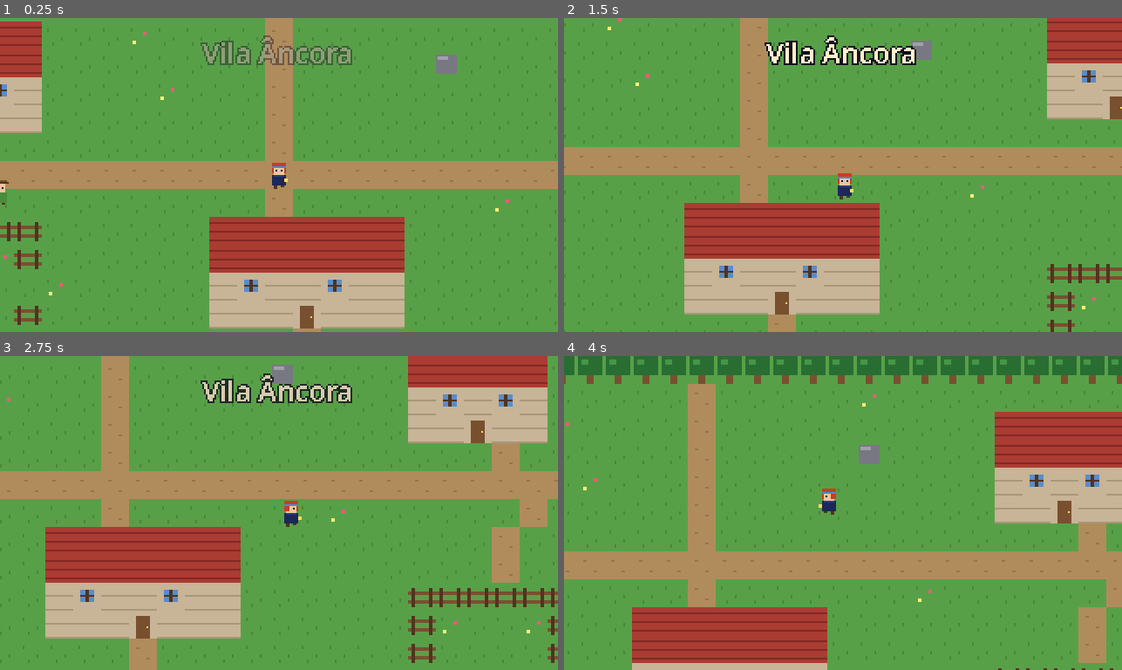
Above: before the commit, frames 1-4 (two rows, left to right).
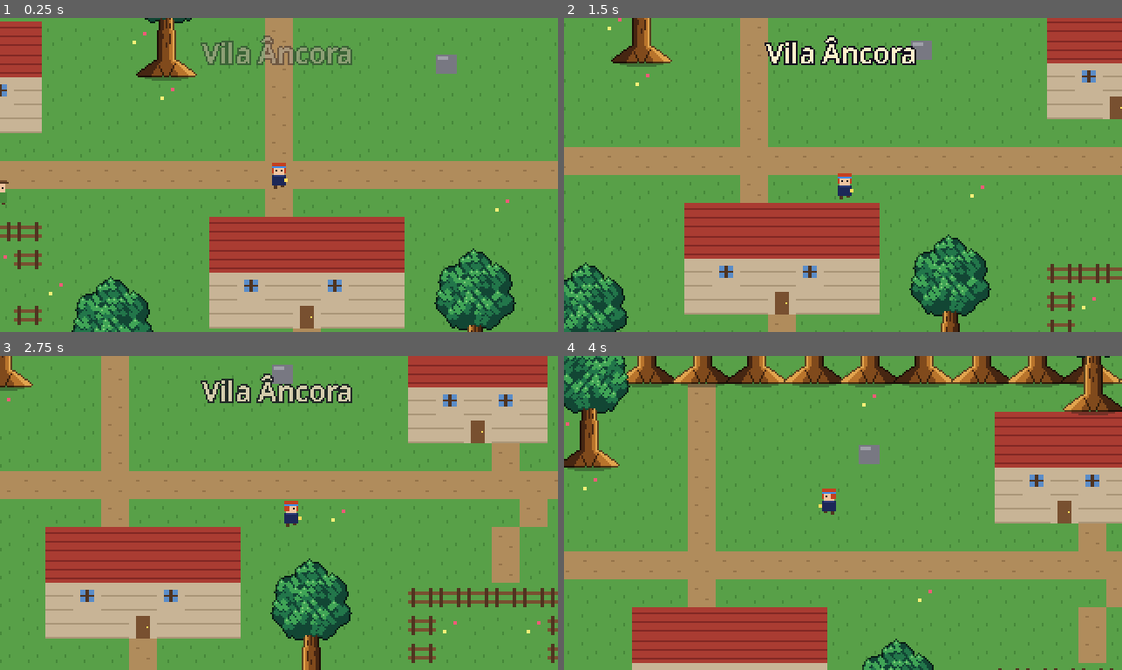
Above: after the commit, the same moments.

Repository: MartimCC16/jogo-indie1
Game: Godot game, scene res://scenes/mundo/vila_ancora.tscn
Two runs of this game, one before a commit and one after it. Both use one fixed random seed, a clock stepped at 60 frames per second and the inputs below.
Inputs:
- Up to frame 1 (0.25 s): no input
- Up to frame 2 (1.5 s): hold Right (mover_direita) 0.53-1.28 s; hold Z (acao) 0.53-1.28 s; hold Down (mover_baixo) from 1.28 s (still down); tap Z (acao) at 1.35 s
- Up to frame 3 (2.75 s): release Down (mover_baixo) at 2.03 s; hold Right (mover_direita) from 2.03 s (still down); hold Z (acao) from 2.03 s (still down)
- Up to frame 4 (4 s): release Right (mover_direita) at 2.78 s; release Z (acao) at 2.78 s; hold Up (mover_cima) 2.78-3.53 s; tap Z (acao) at 2.85 s; hold Left (mover_esquerda) from 3.53 s (still down); hold Z (acao) from 3.53 s (still down)

The runs differ from the first frame. In frame 1, 4.4% of the frame differs, in the area x 12-93%, y 0-100%; in frame 2, 4.6%; in frame 3, 2.8%; in frame 4, 11%, in the area x 0-100%, y 0-100%.

Commit message:
Árvores grandes com 4 estações, colisão no tronco e passagem atrás da copa
Co-Authored-By: Claude Opus 5.5 <noreply@anthropic.com>
Claude-Session: https://claude.ai/code/session_015JMi1dHLg1odRt4fGyP5KX

Diff:
--- a/assets/tiles/tileset_vila.tres
+++ b/assets/tiles/tileset_vila.tres
@@ -26,6 +26,8 @@
 4:1/0 = 0
 4:1/0/physics_layer_0/polygon_0/points = PackedVector2Array(-8, -8, 8, -8, 8, 8, -8, 8)
 5:1/0 = 0
+6:1/0 = 0
+6:1/0/physics_layer_0/polygon_0/points = PackedVector2Array(-8, -8, 8, -8, 8, 8, -8, 8)
 
 [resource]
 physics_layer_0/collision_layer = 1
--- /dev/null
+++ b/scenes/mundo/arvore.tscn
@@ -0,0 +1,22 @@
+[gd_scene load_steps=4 format=3]
+
+[ext_resource type="Script" path="res://scripts/mundo/arvore.gd" id="1_arvore"]
+[ext_resource type="Texture2D" path="res://assets/sprites/cenario/arvore_grande.png" id="2_tex"]
+
+[sub_resource type="RectangleShape2D" id="RectangleShape2D_tronco"]
+size = Vector2(10, 6)
+
+[node name="Arvore" type="StaticBody2D"]
+collision_mask = 0
+script = ExtResource("1_arvore")
+
+[node name="Sprite" type="Sprite2D" parent="."]
+texture = ExtResource("2_tex")
+centered = false
+offset = Vector2(-24, -68)
+hframes = 4
+frame = 1
+
+[node name="Colisao" type="CollisionShape2D" parent="."]
+position = Vector2(0, 5)
+shape = SubResource("RectangleShape2D_tronco")
--- a/scenes/mundo/vila_ancora.tscn
+++ b/scenes/mundo/vila_ancora.tscn
@@ -27,6 +27,9 @@
 position = Vector2(264, 120)
 
 [node name="Entidades" type="Node2D" parent="."]
+y_sort_enabled = true
+
+[node name="Arvores" type="Node2D" parent="Entidades"]
 y_sort_enabled = true
 
 [node name="Lia" parent="Entidades" instance=ExtResource("4_lia")]
--- /dev/null
+++ b/scripts/mundo/arvore.gd
@@ -0,0 +1,41 @@
+# ============================================================================
+# arvore.gd  —  Árvore grande do cenário (3 x 5 tiles), com 4 estações
+# ----------------------------------------------------------------------------
+# A imagem fica em assets/sprites/cenario/arvore_grande.png:
+#   4 quadros de 48x80 -> 0 primavera | 1 verão | 2 outono | 3 inverno
+#
+# Só o TRONCO tem colisão: a Lia pode passar POR TRÁS da copa. Para isso
+# funcionar, a árvore precisa estar dentro de um nó com "Y Sort Enabled"
+# (na vila: Entidades/Arvores). O Y-Sort desenha na frente quem está mais
+# embaixo na tela.
+#
+# O "@tool" faz a troca de estação aparecer na hora, dentro do editor.
+# ============================================================================
+@tool
+class_name Arvore
+extends StaticBody2D
+
+enum Estacao { PRIMAVERA, VERAO, OUTONO, INVERNO }
+
+## Qual quadro da imagem usar.
+@export var estacao: Estacao = Estacao.VERAO:
+	set(nova):
+		estacao = nova
+		_atualizar_visual()
+
+## Espelha a árvore (para as árvores não parecerem todas iguais).
+@export var espelhar := false:
+	set(novo):
+		espelhar = novo
+		_atualizar_visual()
+
+
+func _ready() -> void:
+	_atualizar_visual()
+
+
+func _atualizar_visual() -> void:
+	var sprite := get_node_or_null("Sprite") as Sprite2D
+	if sprite:
+		sprite.frame = estacao
+		sprite.flip_h = espelhar
--- a/scripts/mundo/mapa_de_texto.gd
+++ b/scripts/mundo/mapa_de_texto.gd
@@ -25,6 +25,12 @@
 
 ## Arquivo .txt com o desenho do mapa (uma letra por tile).
 @export_file("*.txt") var arquivo_mapa: String = ""
+
+## Nó onde as ÁRVORES GRANDES (letras A e T) são criadas.
+## Precisa ter "Y Sort Enabled" para a Lia poder passar atrás das copas.
+@export_node_path("Node2D") var caminho_arvores: NodePath = ^"../Entidades/Arvores"
+## Estação das árvores grandes criadas por este mapa.
+@export var estacao_das_arvores: Arvore.Estacao = Arvore.Estacao.VERAO
 
 ## Botões que aparecem no Inspetor do editor.
 @export_tool_button("Gerar mapa a partir do texto", "TileMapLayer") var _botao_gerar = gerar_mapa
@@ -48,9 +54,15 @@
 const JANELA := Vector2i(3, 1)
 const CERCA := Vector2i(4, 1)
 const PISO := Vector2i(5, 1)
+const BLOQUEIO := Vector2i(6, 1)   # tile invisível que só bloqueia a passagem
+
+const CENA_ARVORE := preload("res://scenes/mundo/arvore.tscn")
 
 # LEGENDA: cada letra do arquivo vira um tile no "chao" e, se tiver,
-# um tile na camada de "objeto" por cima.
+# um tile na camada de "objeto" por cima e/ou uma árvore grande:
+#   "arvore": "sozinha"  -> sempre cria uma árvore grande
+#   "arvore": "floresta" -> cria árvore só em tiles alternados (xadrez),
+#                           para a borda de floresta não ficar amontoada
 # Para criar uma letra nova, é só acrescentar uma linha aqui.
 const LEGENDA := {
 	".": {"chao": GRAMA},
@@ -61,7 +73,9 @@
 	"-": {"chao": ESPUMA},
 	"_": {"chao": PISO},
 	"R": {"chao": GRAMA, "objeto": ROCHA},
-	"T": {"chao": GRAMA, "objeto": ARVORE},
+	"T": {"chao": GRAMA, "objeto": BLOQUEIO, "arvore": "floresta"},
+	"A": {"chao": GRAMA, "arvore": "sozinha"},
+	"t": {"chao": GRAMA, "objeto": ARVORE},  # arvorezinha antiga de 1 tile
 	"F": {"chao": GRAMA, "objeto": CERCA},
 	"^": {"chao": GRAMA, "objeto": TELHADO},
 	"#": {"chao": GRAMA, "objeto": PAREDE},
@@ -89,6 +103,8 @@
 	var objetos := _camada_objetos()
 	chao.clear()
 	objetos.clear()
+	_limpar_arvores()
+	var celulas_arvores: Array[Vector2i] = []
 
 	# y = número da linha, x = número da coluna (começando do zero).
 	for y in linhas.size():
@@ -103,14 +119,58 @@
 			chao.set_cell(celula, FONTE, regra["chao"])
 			if regra.has("objeto"):
 				objetos.set_cell(celula, FONTE, regra["objeto"])
+			if regra.get("arvore", "") == "sozinha":
+				celulas_arvores.append(celula)
+			elif regra.get("arvore", "") == "floresta" and (x + y) % 2 == 0:
+				celulas_arvores.append(celula)
+
+	# No editor, cria as árvores na hora. No jogo, espera o fim do quadro
+	# ("call_deferred"), porque a cena ainda está sendo montada.
+	if Engine.is_editor_hint():
+		_criar_arvores(celulas_arvores)
+	else:
+		_criar_arvores.call_deferred(celulas_arvores)
 
 	print("Mapa gerado: %d linhas de '%s'" % [linhas.size(), arquivo_mapa])
 
 
-## Apaga todos os tiles das duas camadas.
+## Apaga todos os tiles das duas camadas e as árvores grandes.
 func limpar_mapa() -> void:
 	_camada_chao().clear()
 	_camada_objetos().clear()
+	_limpar_arvores()
+
+
+## Cria uma árvore grande em cada célula da lista.
+func _criar_arvores(celulas: Array[Vector2i]) -> void:
+	var destino := get_node_or_null(caminho_arvores) as Node2D
+	if destino == null:
+		if not celulas.is_empty():
+			push_warning("MapaDeTexto: nó das árvores não encontrado: " + str(caminho_arvores))
+		return
+	var chao := _camada_chao()
+	for celula in celulas:
+		var arvore: Arvore = CENA_ARVORE.instantiate()
+		# map_to_local = centro do tile. A "origem" da árvore fica 2 pixels
+		# acima do centro (o tronco encosta no fim do tile).
+		var ponto_global := chao.to_global(chao.map_to_local(celula) + Vector2(0, -2))
+		arvore.position = destino.to_local(ponto_global)
+		arvore.estacao = estacao_das_arvores
+		# Espelha algumas árvores para variar (sempre as mesmas, não é sorteio).
+		arvore.espelhar = (celula.x * 7 + celula.y * 13) % 3 == 0
+		destino.add_child(arvore)
+		if Engine.is_editor_hint():
+			# Necessário para a árvore ser SALVA junto com a cena no editor.
+			arvore.owner = get_tree().edited_scene_root
+
+
+func _limpar_arvores() -> void:
+	var destino := get_node_or_null(caminho_arvores)
+	if destino == null:
+		return
+	for filho in destino.get_children():
+		if filho is Arvore:
+			filho.queue_free()
 
 
 ## Retângulo ocupado pelo mapa, em PIXELS. Útil para limitar a câmera.
Binary file added: assets/sprites/cenario/arvore_grande.png
Not shown, changed: data/mapas/vila_ancora.txt
